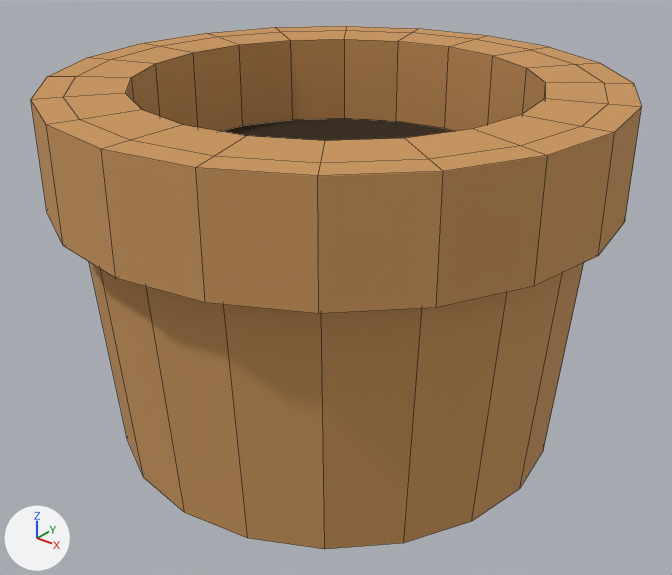
Before and after pictures for a commit that changed the Blender file assets/pot1.blend.
Camera for both pictures: a camera (50 mm lens) standing at (0.685, -0.857, 0.728) and looking at (0.01, -0.013, 0.205). Lighting does not change. The marker at lower left points along +X, +Y and +Z. The first picture is the older version. Mesh edges are drawn as thin lines.
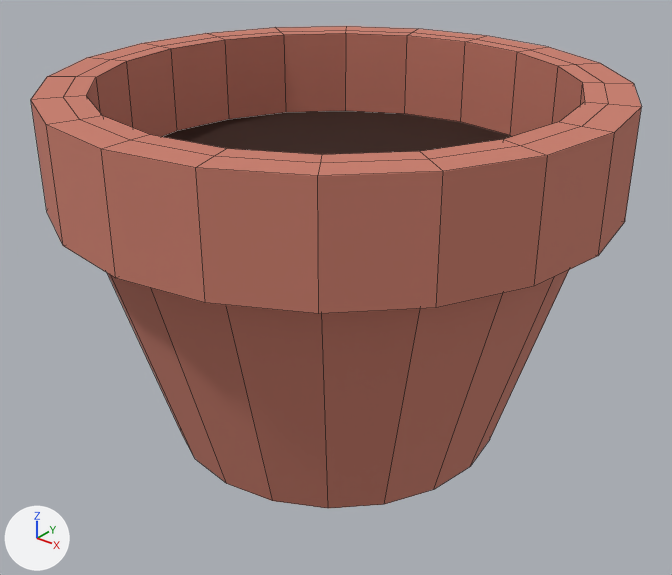
Scene script edits in JSON lines:
```json
{"op": "set", "path": "mat_ceramique.base_color", "old": "(0.594, 0.304, 0.106)", "new": "(0.594, 0.208, 0.151)", "note": "orange #cb965c -> pink #cb7e6c"}
{"block": "me_cylinder", "where": "me_cylinder.from_pydata(...)  # 220 vertices, 202 faces; spans x -0.99..0.99, y -0.99..0.99, z -1.0..0.83"}
{"block": "me_cylinder", "where": "# used by ob_cylinder; location = (0.0, 0.0, 0.261); scale = (0.35, 0.35, 0.25)"}
{"block": "me_cylinder", "change": "me_cylinder part 1: all 40 vertices in x -0.7..0.7, y -0.7..0.7, z 0.38..0.83 are scaled about their middle by (1.17, 1.17, 1)"}
{"block": "me_cylinder", "change": "me_cylinder part 2: all 20 vertices in x -0.82..0.82, y -0.82..0.82, z -1.0 are scaled about their middle by (0.755, 0.755, 1)"}
```

Where the change shows, as pixel boxes (x1, y1, x2, y2) in the pictures (672 x 575 px; the box of a moved part takes in the faces that stretch with it):
```json
{"object": "Cylinder", "change": "recoloured, reshaped", "before": [31, 26, 641, 549], "after": [31, 26, 641, 508], "on screen": "8% shorter"}
{"part": 1, "of": "me_cylinder", "change": "moved or reshaped", "before": [63, 30, 608, 163], "after": [63, 30, 608, 163]}
{"part": 2, "of": "me_cylinder", "change": "moved or reshaped", "before": [89, 262, 584, 549], "after": [107, 270, 569, 508]}
```
